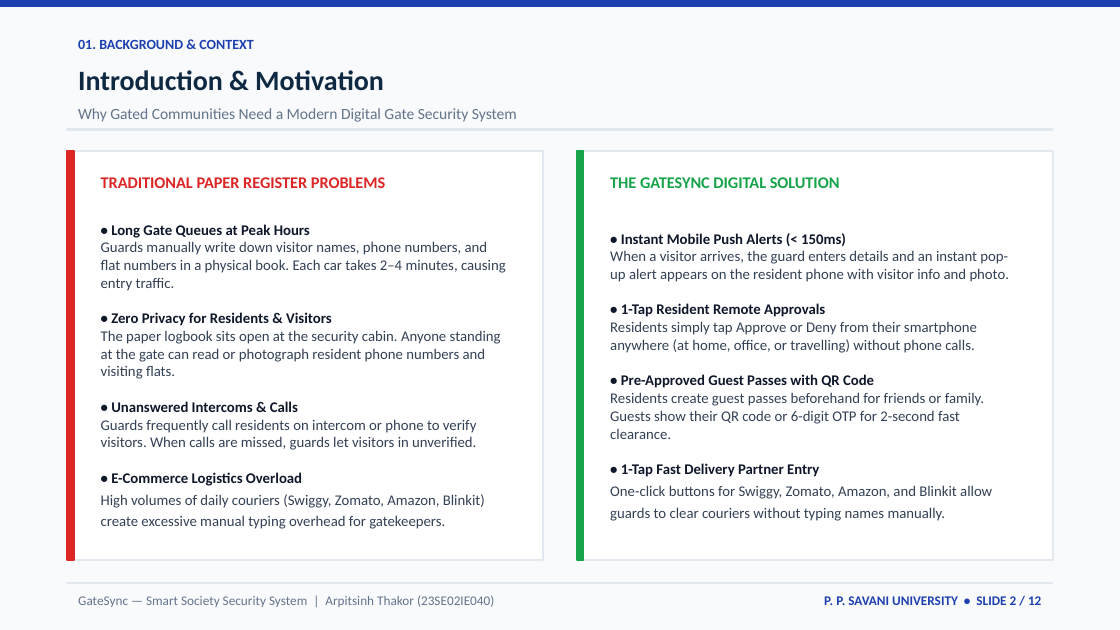
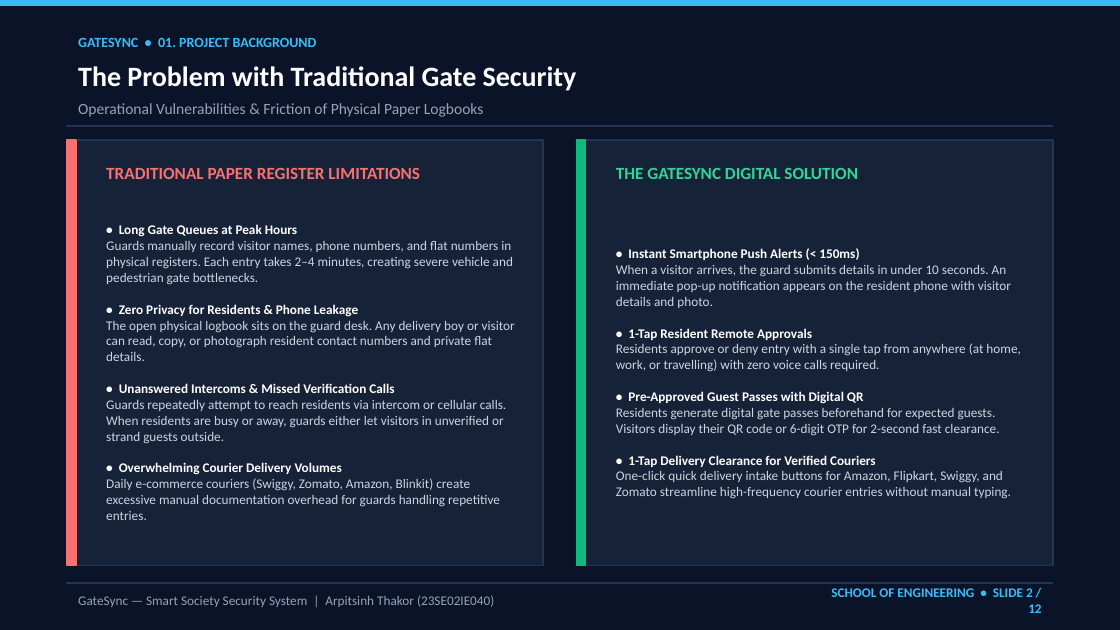
Before and after one commit to arpitthakor28/sms1, a slide deck: slide 2 of GateSync_Project_Presentation.pptx. Drawn at 1120x630 pixels with LibreOffice and Linux fonts; fonts in the diff are those of the drawing. Boxes give left, top, right and bottom in pixels: in the first picture for what was removed or moved away, otherwise in the second. Text is boxed around its words. In the diff, an @@ line names an element or a change of style, - is before the commit and + after.

Commit message:
Enhance presentation: match GateSync dark app UI, School of Engineering, Full Stack Dev - Java, remove Capstone

```diff
--- a/GateSync_Project_Presentation.pptx
+++ b/GateSync_Project_Presentation.pptx
@@ background #F8FAFC to #0B1329 @@
@@ rectangle at bbox=[0, 0, 1120, 6]: fill #1E40AF to #38BDF8; outline #1E40AF 1 pt to #38BDF8 1 pt @@
@@ text at bbox=[78, 38, 317, 47]: text changed; text colour #1E40AF to #38BDF8 @@
-01. BACKGROUND & CONTEXT
+GATESYNC • 01. PROJECT BACKGROUND
@@ text at bbox=[78, 66, 577, 91]: text changed; text colour #0F2942 to #FFFFFF @@
-Introduction & Motivation
+The Problem with Traditional Gate Security
@@ text at bbox=[78, 103, 483, 117]: text changed; text colour #64748B to #94A3B8 @@
-Why Gated Communities Need a Modern Digital Gate Security System
+Operational Vulnerabilities & Friction of Physical Paper Logbooks
@@ rectangle at bbox=[67, 125, 1053, 127]: fill #E2E8F0 to #233554; outline #E2E8F0 1 pt to #233554 1 pt @@
@@ rectangle: place and size @@
-rectangle at bbox=[67, 129, 1053, 130]
+rectangle at bbox=[67, 125, 1053, 127]
@@ rectangle: place and size @@
-rectangle at bbox=[67, 151, 543, 560]
+rectangle at bbox=[67, 140, 543, 566]
@@ rectangle at bbox=[67, 140, 543, 566]: fill #FFFFFF to #162238; outline #E2E8F0 1 pt to #233554 1 pt @@
@@ rectangle: place and size @@
-rectangle at bbox=[67, 151, 74, 560]
+rectangle at bbox=[67, 140, 76, 566]
@@ rectangle at bbox=[67, 140, 76, 566]: fill #DC2626 to #F87171; outline #DC2626 1 pt to #F87171 1 pt @@
@@ rectangle at bbox=[577, 140, 1053, 566]: fill #FFFFFF to #162238; outline #E2E8F0 1 pt to #233554 1 pt @@
@@ rectangle: place and size @@
-rectangle at bbox=[577, 151, 1053, 560]
+rectangle at bbox=[577, 140, 1053, 566]
@@ rectangle: place and size @@
-rectangle at bbox=[577, 151, 584, 560]
+rectangle at bbox=[577, 140, 586, 566]
@@ rectangle at bbox=[577, 140, 586, 566]: fill #16A34A to #10B981; outline #16A34A 1 pt to #10B981 1 pt @@
@@ text at bbox=[106, 167, 420, 179]: text changed; size 10.5 to 11 pt; text colour #DC2626 to #F87171 @@
-TRADITIONAL PAPER REGISTER PROBLEMS
+TRADITIONAL PAPER REGISTER LIMITATIONS
@@ text "THE GATESYNC DIGITAL SOLUTION": place and size @@
-text "THE GATESYNC DIGITAL SOLUTION" at bbox=[610, 177, 840, 188]
+text "THE GATESYNC DIGITAL SOLUTION" at bbox=[616, 168, 858, 179]
@@ text "THE GATESYNC DIGITAL SOLUTION" at bbox=[616, 168, 858, 179]: size 10.5 to 11 pt, text colour #16A34A to #34D399 @@
@@ text at bbox=[106, 224, 515, 520]: text changed; size 9.5 to 8.5 pt; text colour #334155 to #CBD5E1 @@
-• Long Gate Queues at Peak Hours
-Guards manually write down visitor names, phone numbers, and flat numbers in a physical book. Each car takes 2–4 minutes, causing entry traffic.
-• Zero Privacy for Residents & Visitors
-The paper logbook sits open at the security cabin. Anyone standing at the gate can read or photograph resident phone numbers and visiting flats.
-• Unanswered Intercoms & Calls
-Guards frequently call residents on intercom or phone to verify visitors. When calls are missed, guards let visitors in unverified.
-• E-Commerce Logistics Overload
-High volumes of daily couriers (Swiggy, Zomato, Amazon, Blinkit) create excessive manual typing overhead for gatekeepers.
+• Long Gate Queues at Peak Hours
+Guards manually record visitor names, phone numbers, and flat numbers in physical registers. Each entry takes 2–4 minutes, creating severe vehicle and pedestrian gate bottlenecks.
+• Zero Privacy for Residents & Phone Leakage
+The open physical logbook sits on the guard desk. Any delivery boy or visitor can read, copy, or photograph resident contact numbers and private flat details.
+• Unanswered Intercoms & Missed Verification Calls
+Guards repeatedly attempt to reach residents via intercom or cellular calls. When residents are busy or away, guards either let visitors in unverified or strand guests outside.
+• Overwhelming Courier Delivery Volumes
+Daily e-commerce couriers (Swiggy, Zomato, Amazon, Blinkit) create excessive manual documentation overhead for guards handling repetitive entries.
@@ text at bbox=[616, 248, 1020, 499]: text changed; size 9.5 to 8.5 pt; text colour #334155 to #CBD5E1 @@
-• Instant Mobile Push Alerts (< 150ms)
-When a visitor arrives, the guard enters details and an instant pop-up alert appears on the resident phone with visitor info and photo.
-• 1-Tap Resident Remote Approvals
-Residents simply tap Approve or Deny from their smartphone anywhere (at home, office, or travelling) without phone calls.
-• Pre-Approved Guest Passes with QR Code
-Residents create guest passes beforehand for friends or family. Guests show their QR code or 6-digit OTP for 2-second fast clearance.
-• 1-Tap Fast Delivery Partner Entry
-One-click buttons for Swiggy, Zomato, Amazon, and Blinkit allow guards to clear couriers without typing names manually.
+• Instant Smartphone Push Alerts (< 150ms)
+When a visitor arrives, the guard submits details in under 10 seconds. An immediate pop-up notification appears on the resident phone with visitor details and photo.
+• 1-Tap Resident Remote Approvals
+Residents approve or deny entry with a single tap from anywhere (at home, work, or travelling) with zero voice calls required.
+• Pre-Approved Guest Passes with Digital QR
+Residents generate digital gate passes beforehand for expected guests. Visitors display their QR code or 6-digit OTP for 2-second fast clearance.
+• 1-Tap Delivery Clearance for Verified Couriers
+One-click quick delivery intake buttons for Amazon, Flipkart, Swiggy, and Zomato streamline high-frequency courier entries without manual typing.
@@ text "GateSync — Smart Society Security ..." at bbox=[78, 595, 494, 607]: text colour #64748B to #94A3B8 @@
@@ rectangle at bbox=[67, 582, 1053, 584]: fill #E2E8F0 to #233554; outline #E2E8F0 1 pt to #233554 1 pt @@
@@ text at bbox=[831, 588, 1041, 613]: text changed; text colour #1E40AF to #38BDF8 @@
-P. P. SAVANI UNIVERSITY • SLIDE 2 / 12
+SCHOOL OF ENGINEERING • SLIDE 2 / 12
```
Also in this commit, not shown: 2 other slides changed, 9 slides added, 9 slides removed, 8 other files.
